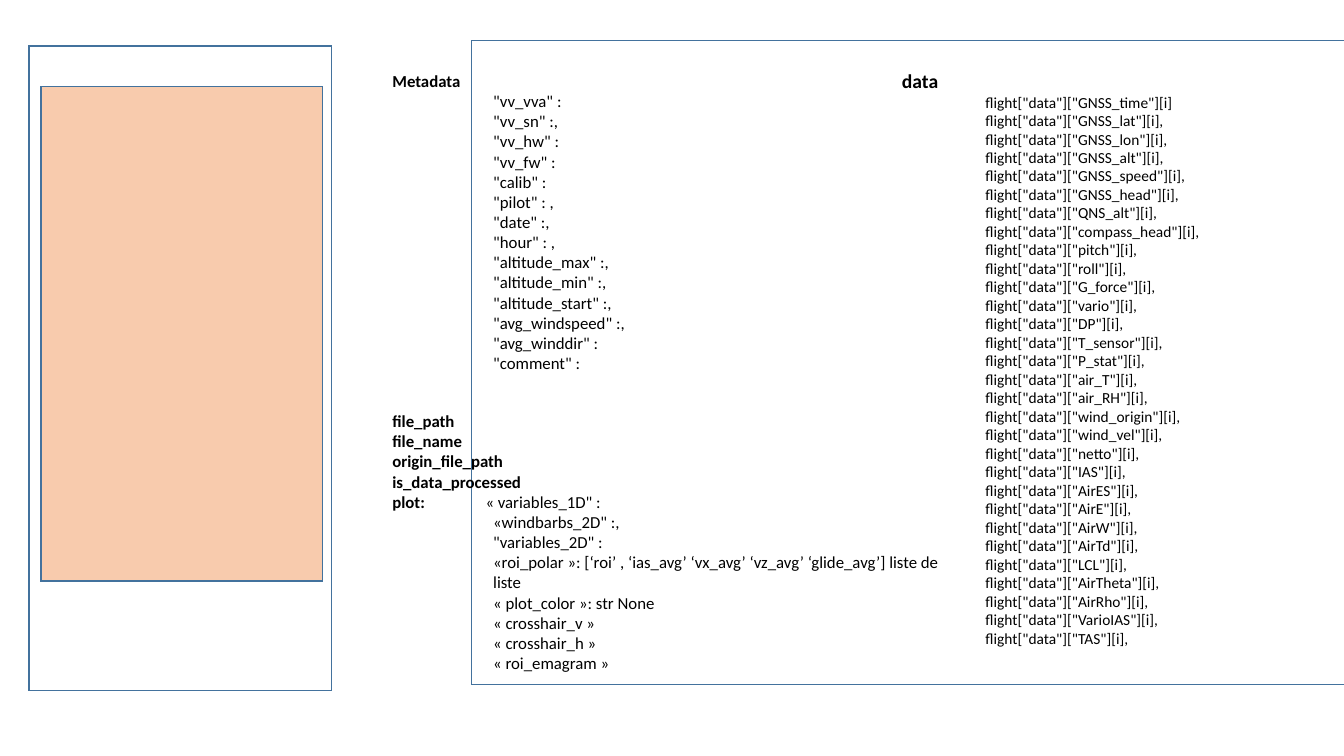
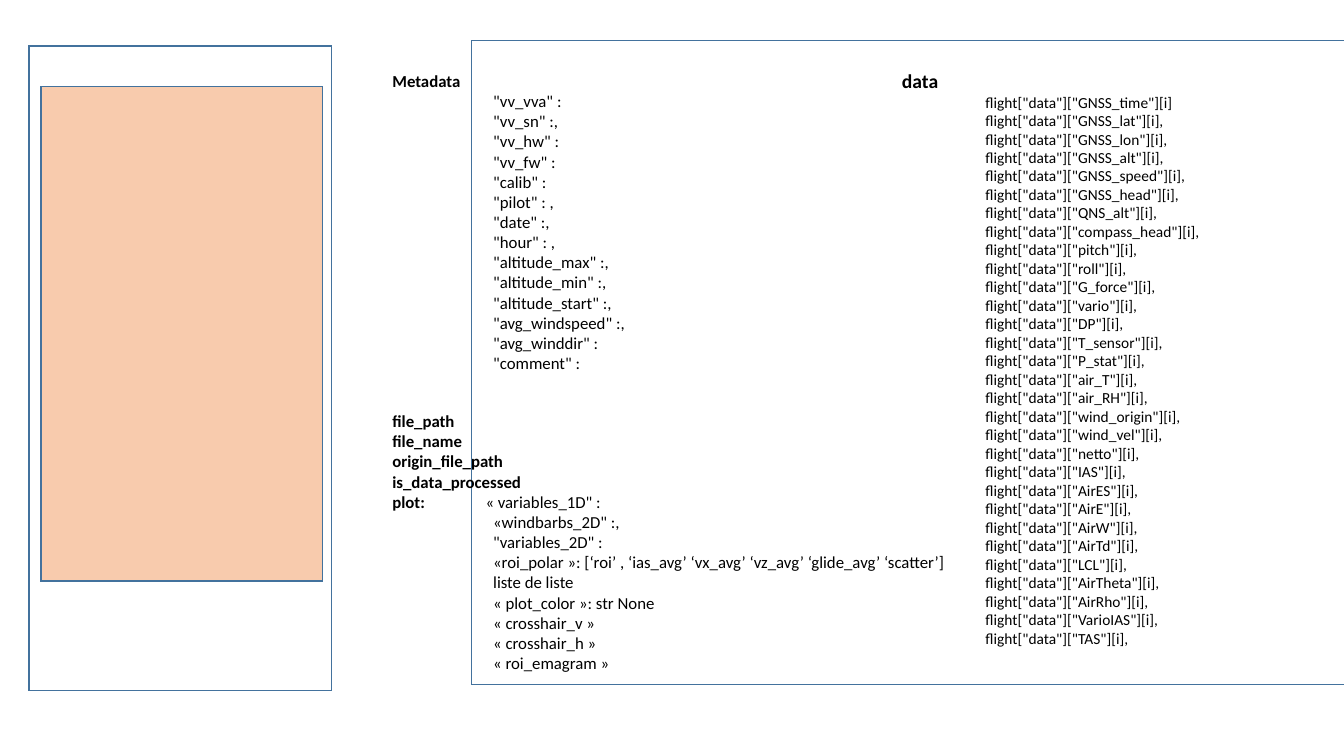
Before and after one commit to TheGoodWeather/Vector-Vario-Analyzer, a slide deck: slide 2 of ressources/code.pptx. Drawn at 1344x756 pixels with LibreOffice and Linux fonts; fonts in the diff are those of the drawing. Boxes give left, top, right and bottom in pixels: in the first picture for what was removed or moved away, otherwise in the second. Text is boxed around its words. In the diff, an @@ line names an element or a change of style, - is before the commit and + after.

```diff
--- a/ressources/code.pptx
+++ b/ressources/code.pptx
@@ text at (493,556,944,588): text changed @@
-    «roi_polar »: [‘roi’ , ‘ias_avg’ ‘vx_avg’ ‘vz_avg’ ‘glide_avg’] liste de liste
+    «roi_polar »: [‘roi’ , ‘ias_avg’ ‘vx_avg’ ‘vz_avg’ ‘glide_avg’ ‘scatter’] liste de liste
```
Also in this commit, not shown: 8 other files.
